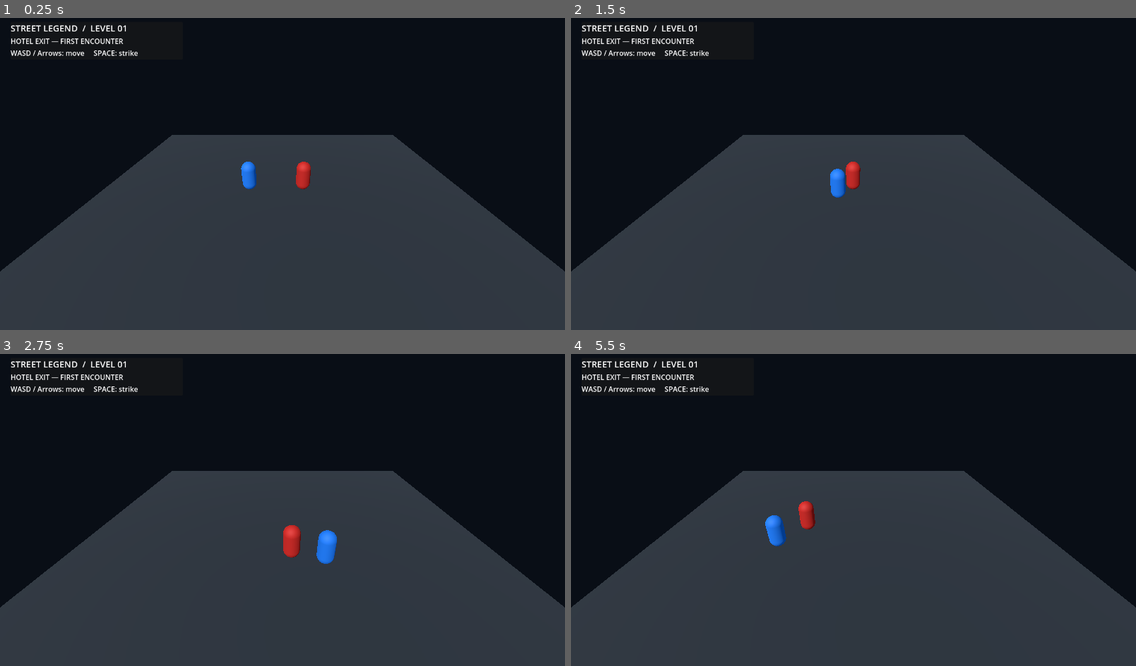
Above: before the commit, frames 1-4 (two rows, left to right).
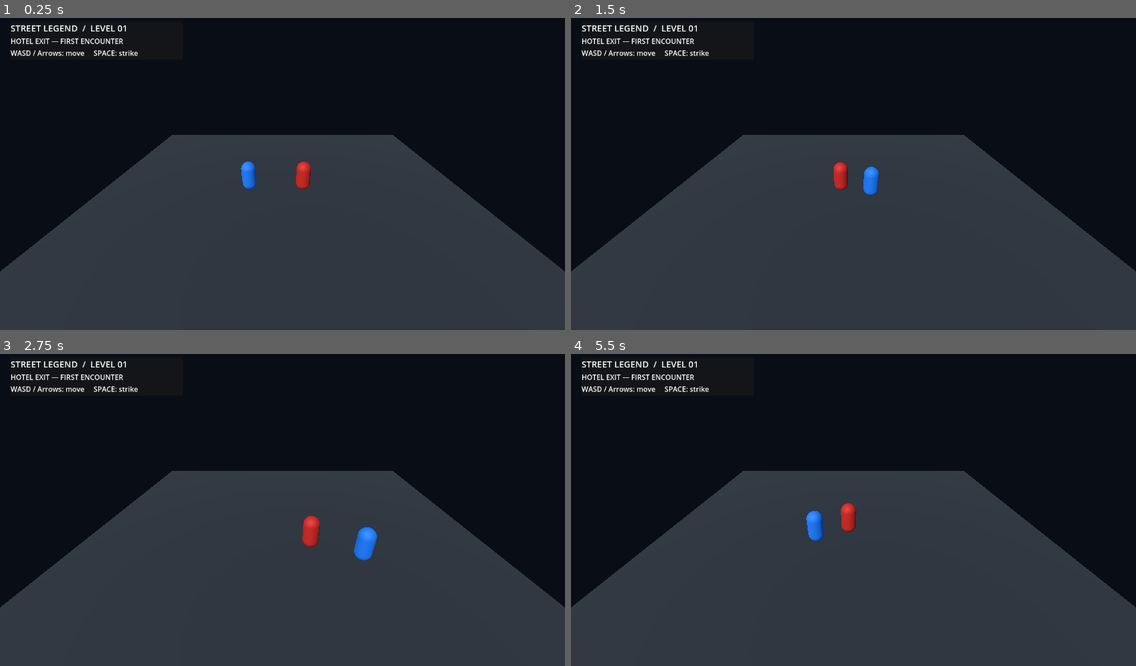
Above: after the commit, the same moments.

Repository: bensonwanimo92-coder/CHENJENI-FRIENDS
Game: Godot game, scene res://scenes/main.tscn
Two runs of this game, one before a commit and one after it. Both use one fixed random seed, a clock stepped at 60 frames per second and the inputs below.
Inputs:
- Up to frame 1 (0.25 s): no input
- Up to frame 2 (1.5 s): hold D (move_right) 0.53-1.28 s; tap Space (attack) at 0.6, 1.35 s; hold S (move_back) from 1.28 s (still down)
- Up to frame 3 (2.75 s): release S (move_back) at 2.03 s; hold D (move_right) from 2.03 s (still down); tap Space (attack) at 2.1 s
- Up to frame 4 (5.5 s): release D (move_right) at 2.78 s; hold W (move_forward) 2.78-3.53 s; tap Space (attack) every 0.75 s from 2.85 to 5.1 s; hold A (move_left) 3.53-5.03 s; hold S (move_back) from 5.03 s (still down)

The runs differ from the first frame. In frame 2, 0.7% of the frame differs, in the area x 45-55%, y 46-58%; in frame 3, 1.2%, in the area x 50-67%, y 51-68%; in frame 4, 0.9%.

Commit message:
Port validated Unity combat timing, hit checks and tactical AI

Diff:
--- a/StreetLegendGodot/scripts/enemy_ai.gd
+++ b/StreetLegendGodot/scripts/enemy_ai.gd
@@ -1,32 +1,86 @@
 extends "res://scripts/fighter.gd"
+class_name StreetLegendEnemy
+
 @export var pursuit_distance: float = 12.0
-@export var preferred_distance: float = 1.25
-@export var decision_interval: float = 0.18
+@export var preferred_distance: float = 1.45
+@export var decision_interval: float = 0.2
+@export var attack_interval: float = 1.35
+@export var circle_speed: float = 1.15
+@export_range(0.0, 1.0) var guard_chance: float = 0.18
+@export var guard_damage_multiplier: float = 0.35
 var target: CharacterBody3D
 var decision_timer: float = 0.0
+var tactical_timer: float = 0.0
+var circle_side: float = 1.0
+var retreating: bool = false
+var guard_cooldown: float = 0.0
+
 func _ready() -> void:
 	super._ready()
 	is_player = false
+
 func _physics_process(delta: float) -> void:
 	attack_timer = maxf(0.0, attack_timer - delta)
+	hit_stun_timer = maxf(0.0, hit_stun_timer - delta)
 	decision_timer -= delta
-	if is_instance_valid(target) and decision_timer <= 0.0:
-		decision_timer = decision_interval
-		var offset: Vector3 = target.global_position - global_position
+	tactical_timer -= delta
+	guard_cooldown = maxf(0.0, guard_cooldown - delta)
+	if is_instance_valid(target) and target.is_inside_tree() and target.get("health") > 0.0 and hit_stun_timer <= 0.0:
+		var offset := target.global_position - global_position
 		offset.y = 0.0
 		var distance := offset.length()
-		if distance > preferred_distance and distance < pursuit_distance:
-			var direction := offset.normalized()
-			velocity.x = direction.x * move_speed * 0.72
-			velocity.z = direction.z * move_speed * 0.72
-			look_at(Vector3(target.global_position.x, global_position.y, target.global_position.z))
-		else:
-			velocity.x = move_toward(velocity.x, 0.0, move_speed * 4.0 * delta)
-			velocity.z = move_toward(velocity.z, 0.0, move_speed * 4.0 * delta)
-			if distance <= attack_range:
-				attack()
+		if tactical_timer <= 0.0:
+			tactical_timer = 2.4
+			circle_side = -1.0 if randf() < 0.5 else 1.0
+			retreating = randf() < 0.22
+		if decision_timer <= 0.0:
+			decision_timer = decision_interval
+			var direction := Vector3.ZERO
+			if distance > attack_range + 0.35:
+				direction = offset.normalized()
+			elif distance < 1.05 and retreating:
+				direction = -offset.normalized()
+			elif distance > 0.01:
+				direction = Vector3.UP.cross(offset.normalized()) * circle_side * circle_speed
+				direction += offset.normalized() * (0.25 if distance > attack_range else -0.12)
+			if direction.length_squared() > 0.001:
+				velocity.x = direction.normalized().x * move_speed * 0.72
+				velocity.z = direction.normalized().z * move_speed * 0.72
+			else:
+				velocity.x = move_toward(velocity.x, 0.0, move_speed * 5.0 * delta)
+				velocity.z = move_toward(velocity.z, 0.0, move_speed * 5.0 * delta)
+			if distance <= attack_range and attack_timer <= 0.0 and not retreating:
+				attack(false)
+		if distance > 0.01:
+			rotation.y = lerp_angle(rotation.y, atan2(-offset.x, -offset.z), 8.0 * delta)
+	else:
+		velocity.x = move_toward(velocity.x, 0.0, move_speed * 5.0 * delta)
+		velocity.z = move_toward(velocity.z, 0.0, move_speed * 5.0 * delta)
 	if not is_on_floor():
-		velocity.y -= 9.8 * delta
+		velocity.y -= gravity * delta
 	else:
 		velocity.y = 0.0
 	move_and_slide()
+
+func take_damage(amount: float, direction: Vector3 = Vector3.ZERO, heavy: bool = false) -> void:
+	if health <= 0.0:
+		return
+	var incoming := maxf(0.0, amount)
+	if guard_cooldown <= 0.0 and randf() < guard_chance:
+		incoming *= clampf(guard_damage_multiplier, 0.0, 1.0)
+		guard_cooldown = 1.8
+		attack_event.emit(&"opponent_guarded", incoming, heavy)
+	var applied := minf(health, incoming)
+	health = maxf(0.0, health - applied)
+	health_changed.emit(health)
+	hit_stun_timer = 0.12 if incoming < amount else (0.75 if heavy else 0.28)
+	attack_event.emit(&"opponent_damaged", applied, heavy)
+	if direction.length_squared() > 0.001:
+		velocity += direction.normalized() * (3.0 if heavy else 1.0)
+	if health <= 0.0:
+		knocked_out.emit()
+		attack_event.emit(&"opponent_defeated", 0.0, heavy)
+		set_physics_process(false)
+
+func set_target(value: CharacterBody3D) -> void:
+	target = value
